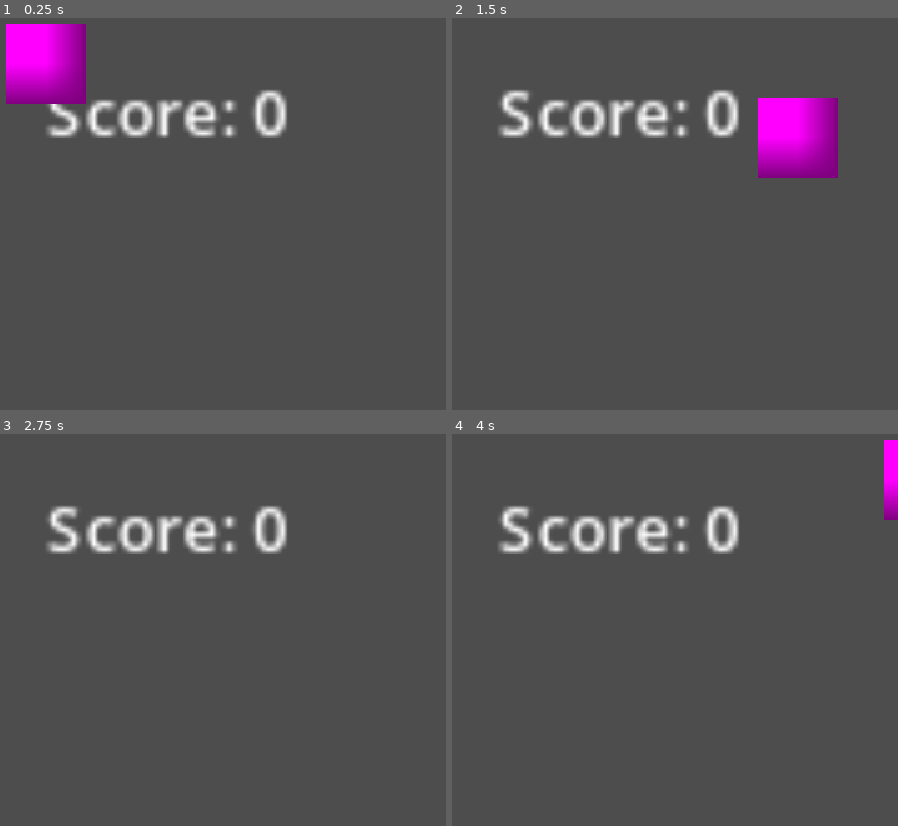
Above: before the commit, frames 1-4 (two rows, left to right).
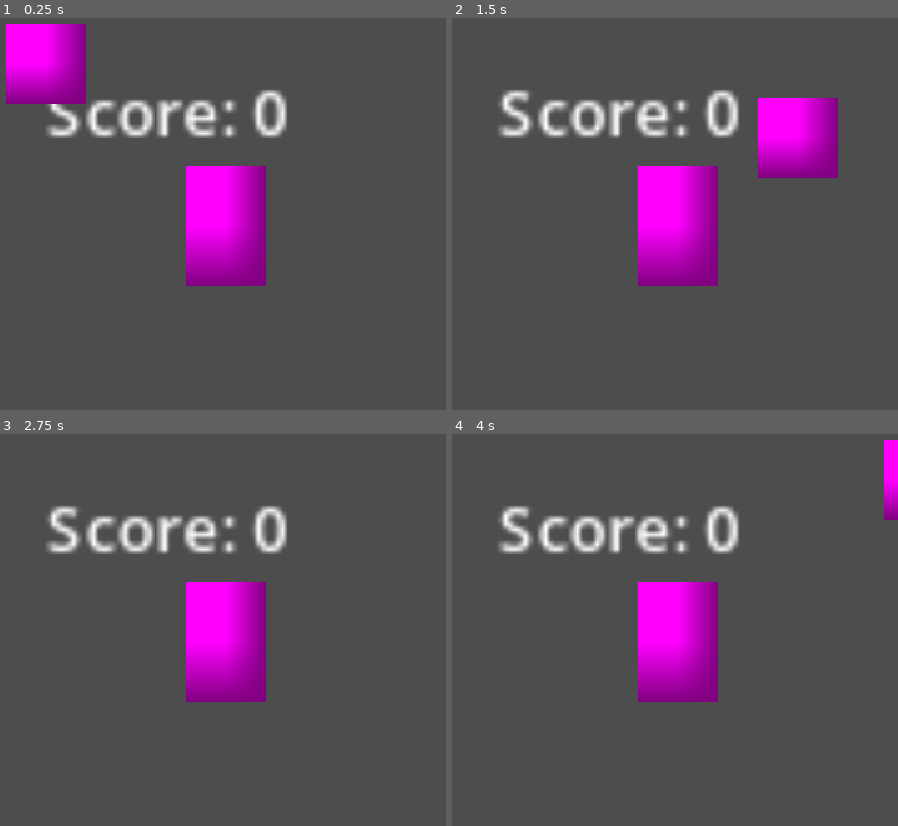
Above: after the commit, the same moments.

Repository: savagerkin/godotSnake
Game: Godot game, scene res://Scene/game.tscn
Two runs of this game, one before a commit and one after it. Both use one fixed random seed, a clock stepped at 60 frames per second and the inputs below.
Inputs:
- Up to frame 1 (0.25 s): no input
- Up to frame 2 (1.5 s): tap Enter at 0.5 s; hold D (move_right) 0.53-1.28 s; hold S (move_down) from 1.28 s (still down)
- Up to frame 3 (2.75 s): release S (move_down) at 2.03 s; hold D (move_right) from 2.03 s (still down)
- Up to frame 4 (4 s): tap Space at 2.75 s; release D (move_right) at 2.78 s; hold W (move_up) 2.78-3.53 s; tap Enter at 3.5 s; hold A (move_left) from 3.53 s (still down)

The runs differ from the first frame. In frame 1, 5.5% of the frame differs, in the area x 41-60%, y 37-69%; in frame 2, 5.5%; in frame 3, 5.5%; in frame 4, 5.5%.

Commit message:
Snakey snakey can eat

Diff:
--- a/Scripts/game.gd
+++ b/Scripts/game.gd
@@ -1,23 +1,46 @@
 extends Node2D
 
 var game_started: bool = false
+var last_score: int = 0
 
 @export var score_label: Label
 @export var beer_scene: PackedScene
 
-
+# Start the game, initialization
 func _ready() -> void:
 	_start_game()
 
 
+func _process(_delta: float) -> void:
+	# Check if the score has changed if so ->
+	if last_score != ScoreManager.get_score():
+		last_score = ScoreManager.get_score()
+		# Update the score in the  label
+		_update_score_label()
+		# Spawn a new beer
+		_spawn_beer()
+
+# Initialization for the scores, beers and points.
 func _start_game() -> void:
 	ScoreManager.set_score(0)
-	_update_score_label()
+	last_score = 0
 	game_started = true
 
-func _process(delta: float) -> void:
 	_update_score_label()
+	_spawn_beer()
 
+# A funciton to create the beer, between a random range
+func _spawn_beer() -> void:
+	var beer := beer_scene.instantiate()
+	add_child(beer)
+	# So it dosent spill through the screen.
+	var margin := 10.0
 
+	beer.position = Vector2(
+		randf_range(-100.0 + margin, 100.0 - margin),
+		randf_range(-100.0 + margin, 100.0 - margin)
+	)
+
+#Function updates the score label.
 func _update_score_label() -> void:
 	score_label.text = "Score: " + str(ScoreManager.get_score())
--- a/Scripts/snake.gd
+++ b/Scripts/snake.gd
@@ -1,19 +1,20 @@
 extends CharacterBody2D
 
 var direction := Vector2.ZERO
+var speed := 100.0
 
-func _process(delta: float) -> void:
 
-	#Check which button has pressed last, and make the direction equal to it
-	if Input.is_action_just_pressed("move_up") && direction != Vector2.DOWN :
+func _process(_delta: float) -> void:
+	if Input.is_action_just_pressed("move_up") and direction != Vector2.DOWN:
 		direction = Vector2.UP
-	elif Input.is_action_just_pressed("move_down") && direction != Vector2.UP:
+	elif Input.is_action_just_pressed("move_down") and direction != Vector2.UP:
 		direction = Vector2.DOWN
-	elif Input.is_action_just_pressed("move_left") && direction != Vector2.RIGHT:
+	elif Input.is_action_just_pressed("move_left") and direction != Vector2.RIGHT:
 		direction = Vector2.LEFT
-	elif Input.is_action_just_pressed("move_right") && direction != Vector2.LEFT:
+	elif Input.is_action_just_pressed("move_right") and direction != Vector2.LEFT:
 		direction = Vector2.RIGHT
 
-# Called every frame. 'delta' is the elapsed time since the previous frame.
-func _physics_process(delta: float) -> void:
-	position += direction * 100.0 * delta
+
+func _physics_process(_delta: float) -> void:
+	velocity = direction * speed
+	move_and_slide()
